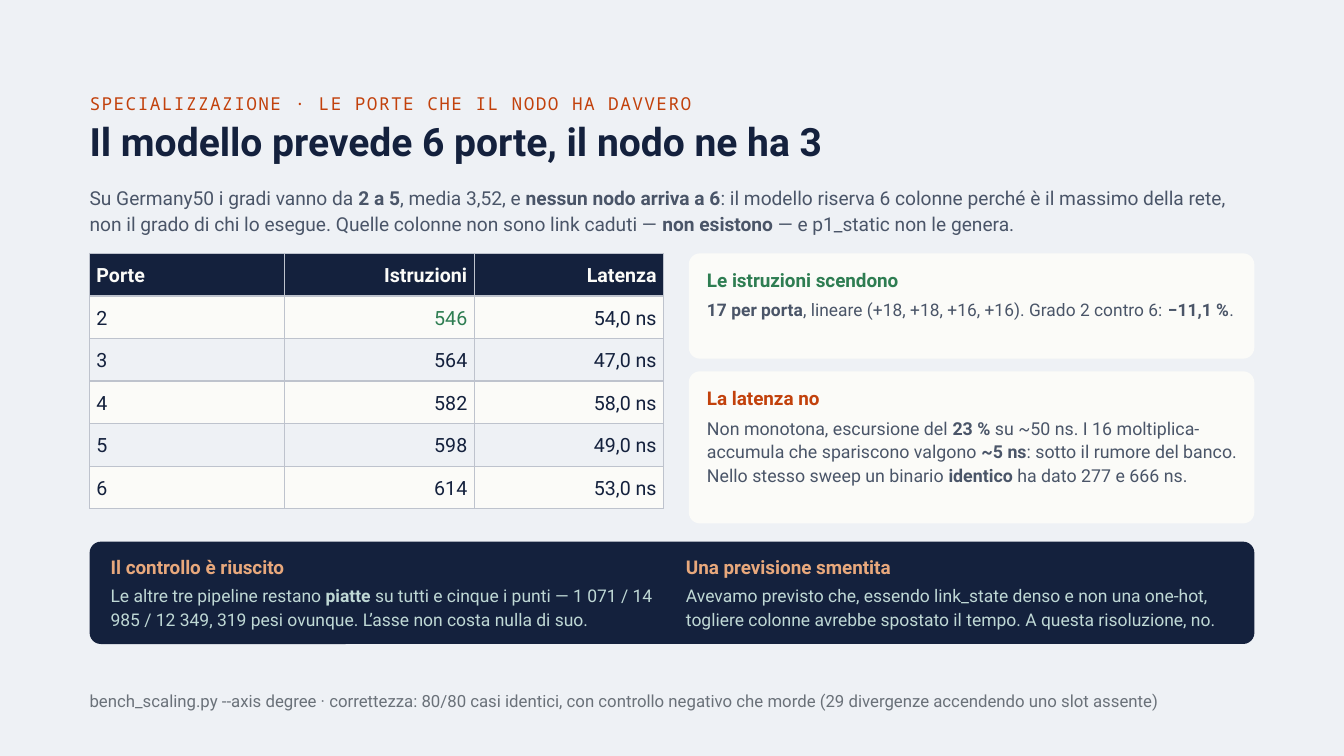
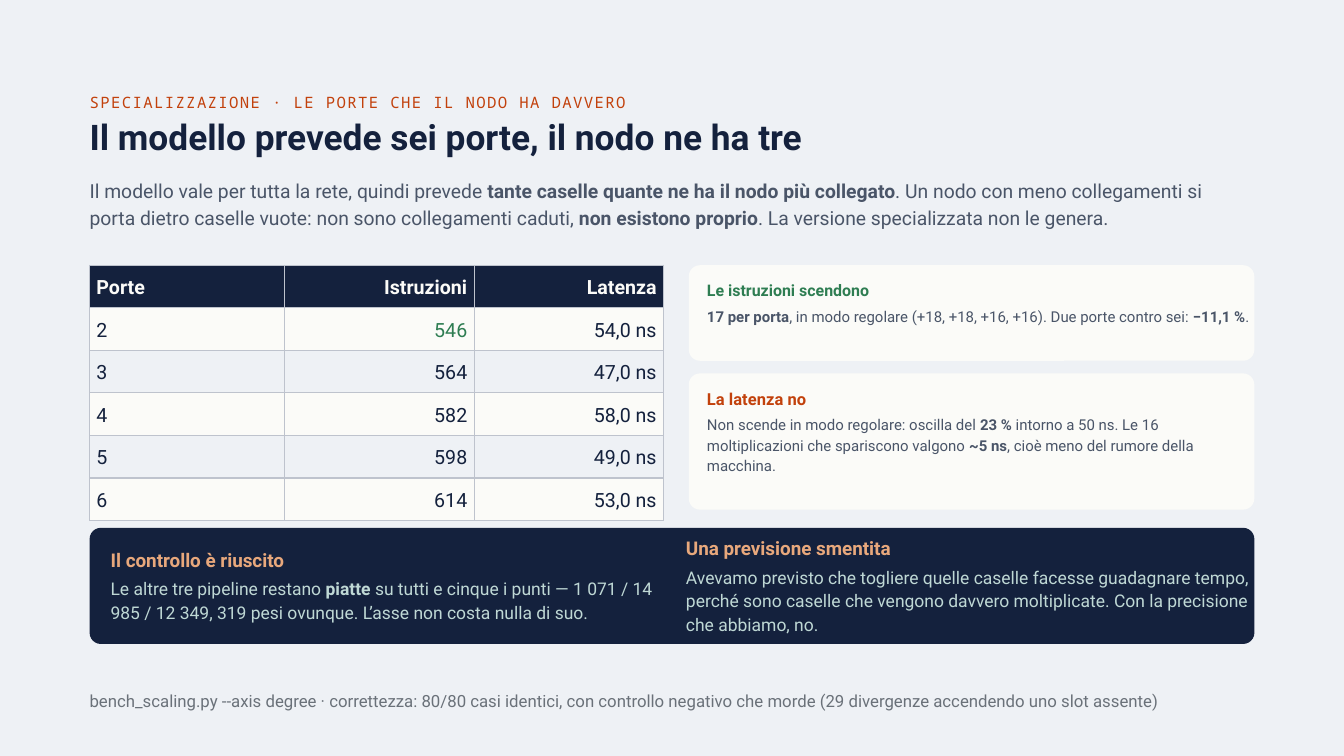
Before and after one commit to ettore-cantile/ipa_lab, a slide deck: slide 6 of docs/IPA eBPF — Implementazione e risultati.pptx. Drawn at 1344x756 pixels with LibreOffice and Linux fonts; fonts in the diff are those of the drawing. Boxes give left, top, right and bottom in pixels: in the first picture for what was removed or moved away, otherwise in the second. Text is boxed around its words. In the diff, an @@ line names an element or a change of style, - is before the commit and + after.

```diff
--- a/docs/IPA eBPF — Implementazione e risultati.pptx
+++ b/docs/IPA eBPF — Implementazione e risultati.pptx
@@ text "SPECIALIZZAZIONE · LE PORTE CHE ..." at <box>90,96,626,108</box>: size 12.7 to 11.2 pt; line spacing 17.7pt to 15.7pt @@
@@ text at <box>90,123,801,157</box>: text changed; size 27.9 to 25.2 pt @@
-Il modello prevede 6 porte, il nodo ne ha 3
+Il modello prevede sei porte, il nodo ne ha tre
@@ text at <box>90,183,1202,229</box>: text changed; size 13.7 to 13.8 pt @@
-Su Germany50 i gradi vanno da 2 a 5, media 3,52, e nessun nodo arriva a 6: il modello riserva 6 colonne perché è il massimo della rete, non il grado di chi lo esegue. Quelle colonne non sono link caduti — non esistono — e p1_static non le genera.
+Il modello vale per tutta la rete, quindi prevede tante caselle quante ne ha il nodo più collegato. Un nodo con meno collegamenti si porta dietro caselle vuote: non sono collegamenti caduti, non esistono proprio. La versione specializzata non le genera.
@@ table: place and size @@
-table at <box>90,253,664,508</box>
+table at <box>90,265,664,520</box>
@@ proportions changed in 3 elements at <box>90,528,1255,644</box>, <box>689,373,1254,509</box>, <box>689,265,1254,361</box> @@
@@ rounded rectangle: place and size @@
-rounded rectangle at <box>689,253,1254,358</box>
+rounded rectangle at <box>689,265,1254,361</box>
@@ text "Le istruzioni scendono": place and size @@
-text "Le istruzioni scendono" at <box>707,273,899,287</box>
+text "Le istruzioni scendono" at <box>707,284,869,296</box>
@@ text "Le istruzioni scendono" at <box>707,284,869,296</box>: size 13.5 to 11.4 pt; line spacing 16.2pt to 13.7pt @@
@@ text at <box>707,310,1231,325</box>: text changed; size 12.5 to 10.6 pt @@
-17 per porta, lineare (+18, +18, +16, +16). Grado 2 contro 6: −11,1 %.
+17 per porta, in modo regolare (+18, +18, +16, +16). Due porte contro sei: −11,1 %.
@@ rounded rectangle: place and size @@
-rounded rectangle at <box>689,371,1254,523</box>
+rounded rectangle at <box>689,373,1254,509</box>
@@ text "La latenza no" at <box>707,392,807,405</box>: size 13.5 to 11.9 pt; line spacing 16.2pt to 14.2pt @@
@@ text at <box>707,419,1194,471</box>: text changed; size 12.7 to 10.7 pt @@
-Non monotona, escursione del 23 % su ~50 ns. I 16 moltiplica-accumula che spariscono valgono ~5 ns: sotto il rumore del banco. Nello stesso sweep un binario identico ha dato 277 e 666 ns.
+Non scende in modo regolare: oscilla del 23 % intorno a 50 ns. Le 16 moltiplicazioni che spariscono valgono ~5 ns, cioè meno del rumore della macchina.
@@ rounded rectangle: place and size @@
-rounded rectangle at <box>90,541,1255,644</box>
+rounded rectangle at <box>90,528,1255,644</box>
@@ text "Una previsione smentita": place and size @@
-text "Una previsione smentita" at <box>686,560,890,578</box>
+text "Una previsione smentita" at <box>686,541,890,559</box>
@@ text "Il controllo è riuscito": place and size @@
-text "Il controllo è riuscito" at <box>111,560,284,574</box>
+text "Il controllo è riuscito" at <box>111,553,284,567</box>
@@ text "Le altre tre pipeline restano ...": place and size @@
-text "Le altre tre pipeline restano ..." at <box>111,589,653,630</box>
+text "Le altre tre pipeline restano ..." at <box>111,582,653,623</box>
@@ text at <box>686,570,1248,634</box>: text changed @@
-Avevamo previsto che, essendo link_state denso e non una one-hot, togliere colonne avrebbe spostato il tempo. A questa risoluzione, no.
+Avevamo previsto che togliere quelle caselle facesse guadagnare tempo, perché sono caselle che vengono davvero moltiplicate. Con la precisione che abbiamo, no.
```
Also in this commit, not shown: 17 other slides changed, 8 slides added, 5 slides removed, 37 other files.
